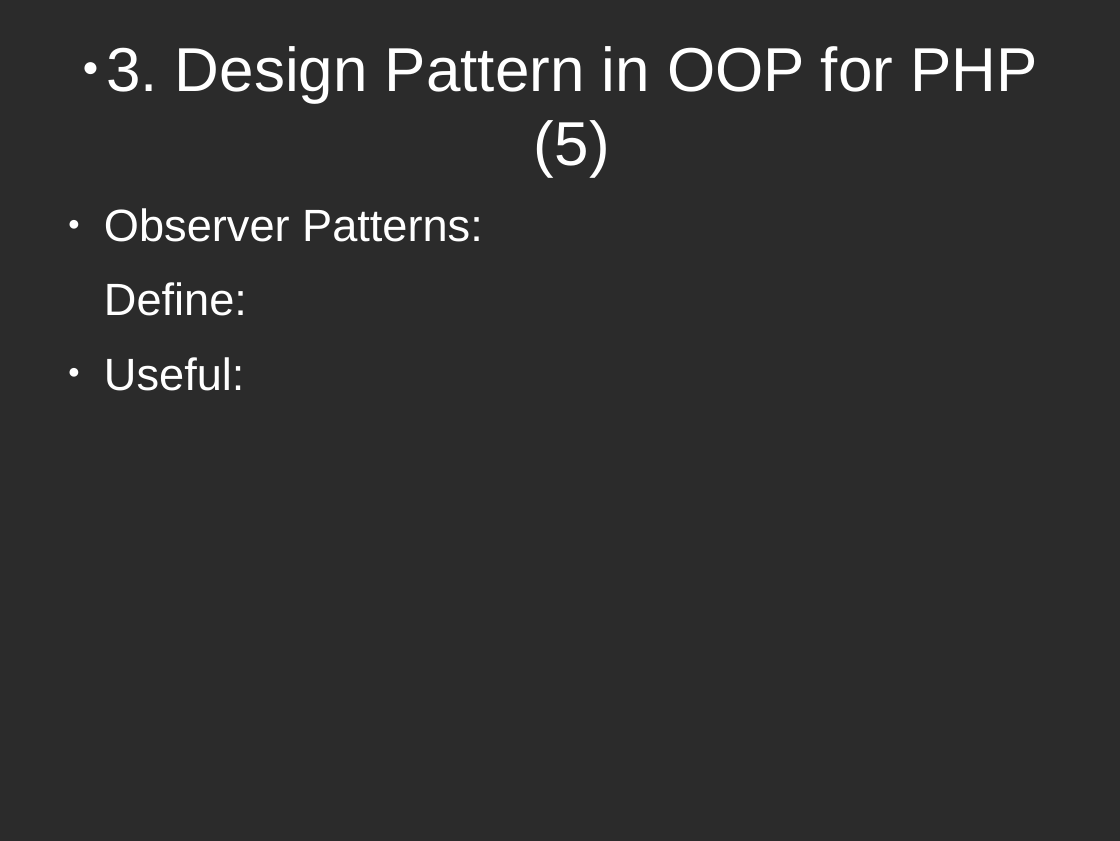
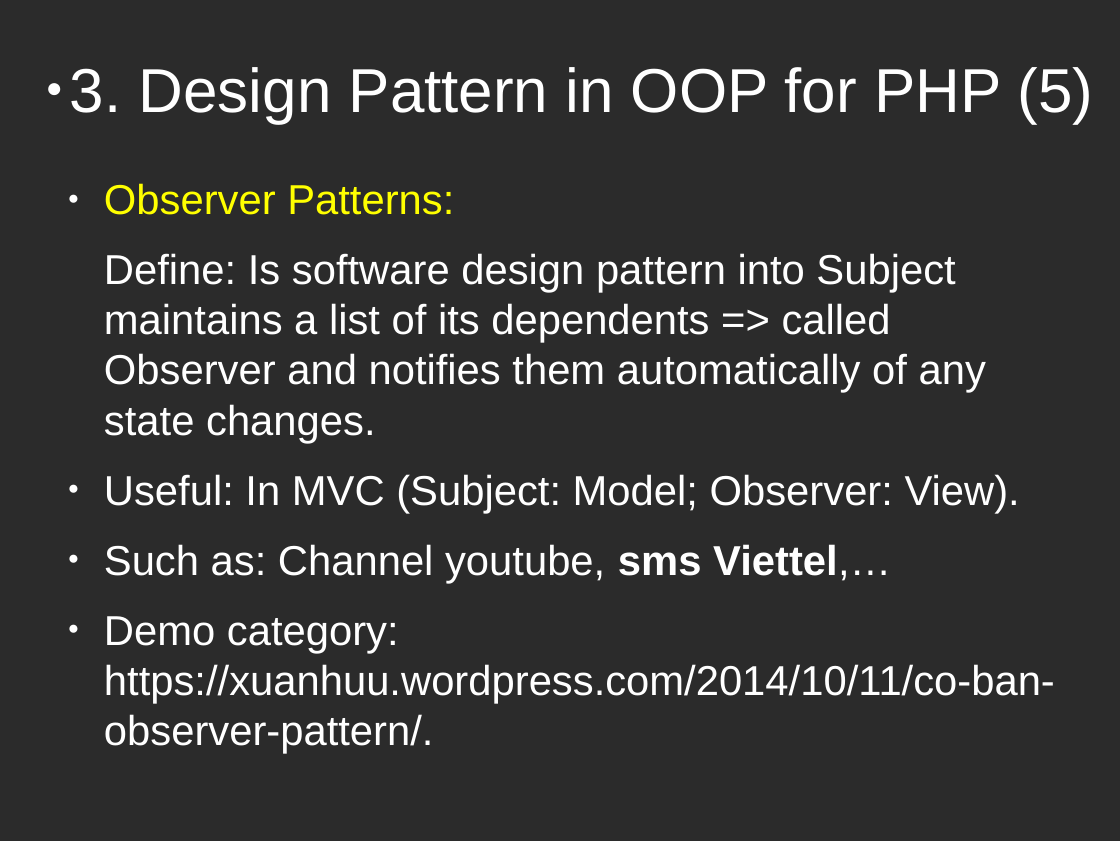
Before and after one commit to huongvt789/design-parttern, a slide deck: slide 3 of design-pattern.odp. Drawn at 1120x841 pixels with LibreOffice and Linux fonts; fonts in the diff are those of the drawing; background and template pictures are left out; a plain dark background stands for a picture behind light text. Boxes give left, top, right and bottom in pixels: in the first picture for what was removed or moved away, otherwise in the second. Text is boxed around its words. In the diff, an @@ line names an element or a change of style, - is before the commit and + after.

Commit message:
demo slide

```diff
--- a/design-pattern.odp
+++ b/design-pattern.odp
@@ title "3. Design Pattern in OOP ..." rewrapped from (x1=106, y1=46, x2=1037, y2=177) to (x1=70, y1=67, x2=1094, y2=124) @@
@@ text removed at (x1=104, y1=208, x2=483, y2=391) @@
-● Observer Patterns:
-Define:
-● Useful:
@@ text added at (x1=104, y1=183, x2=1055, y2=754), 29.6 pt, text #FFFFFF @@
+● Observer Patterns:
+Define: Is software design pattern into Subject maintains a list of its dependents => called Observer and notifies them automatically of any state changes.
+● Useful: In MVC (Subject: Model; Observer: View).
+● Such as: Channel youtube, sms Viettel,…
+● Demo category: https://xuanhuu.wordpress.com/2014/10/11/co-ban-observer-pattern/.
```
Also in this commit, not shown: 2 other files.
